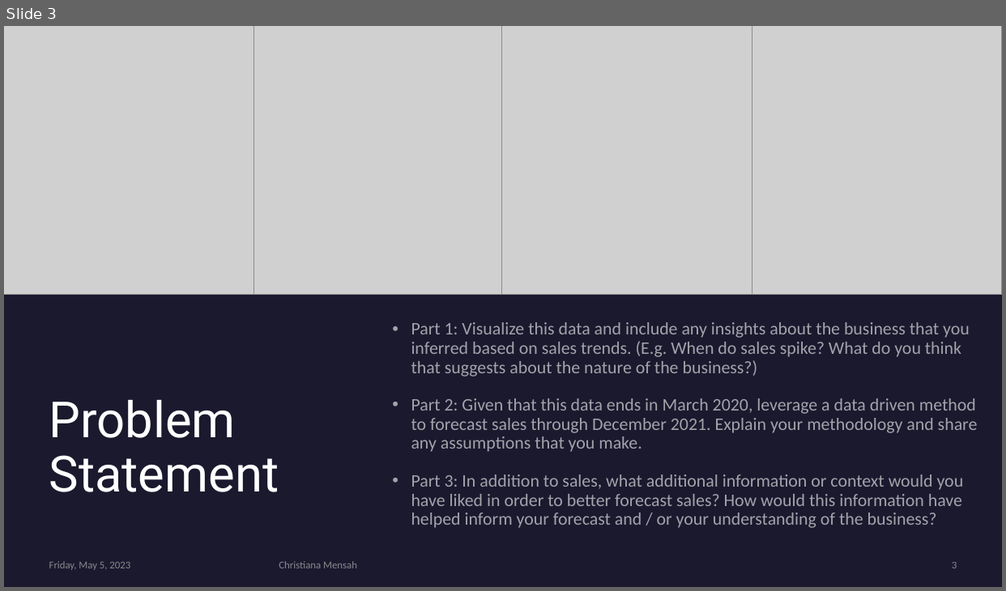
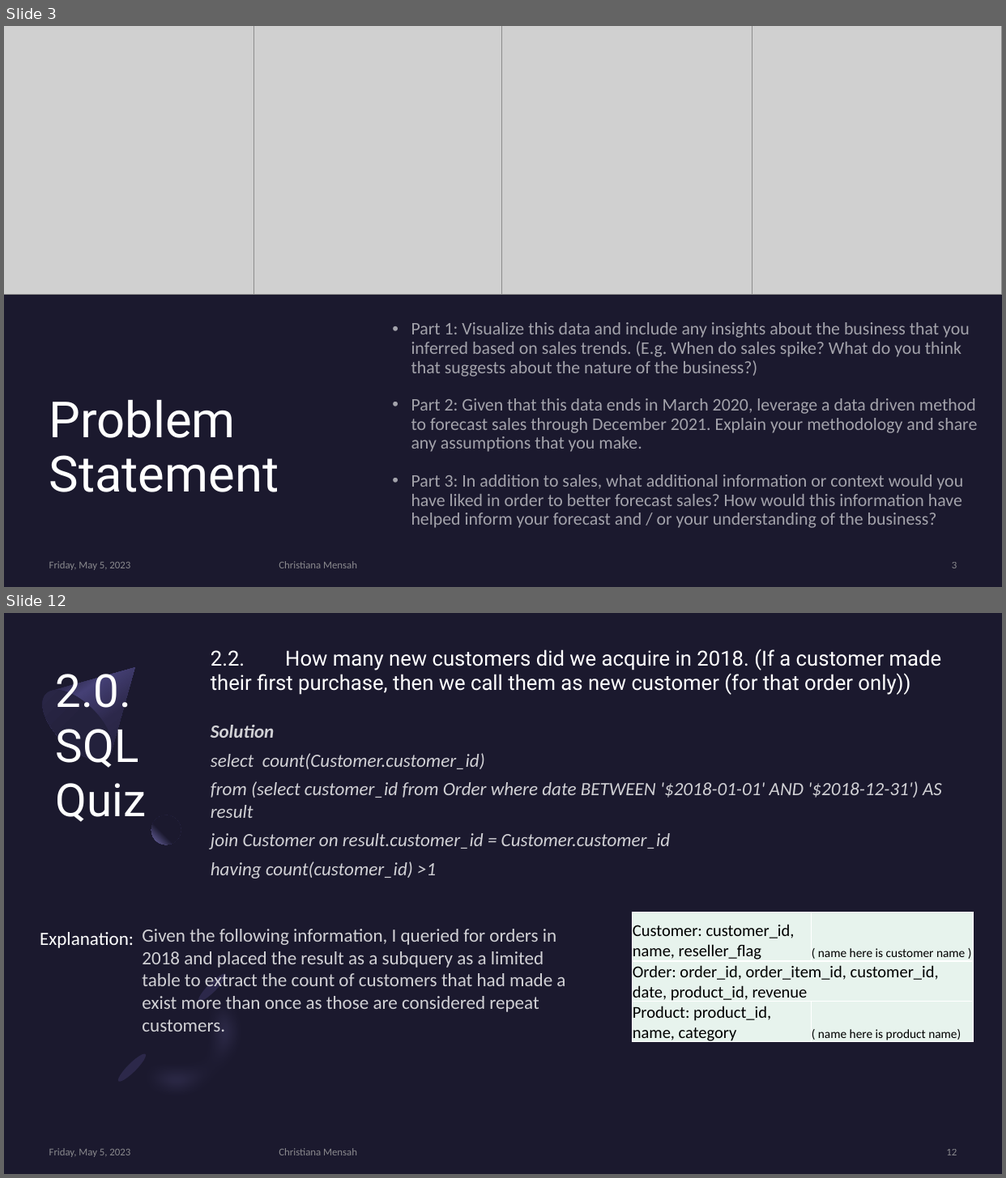
Before and after one commit to cmensah11/ForcastingCase, a slide deck: Forecast Analysis and SQL Queries.pptx. Shown one above the other, each under a label of ours: slide 3 before the commit, slides 3 and 12 after it; the slides between them are not shown. The pictures are 1006x591 and 1006x1178 pixels, drawn with LibreOffice and Linux fonts; fonts in the diff are those of the drawing; grey boxes stand for pictures. Boxes give left, top, right and bottom in pixels: in the first picture for what was removed or moved away, otherwise in the second. Text is boxed around its words. In the diff, an @@ line names an element or a change of style, - is before the commit and + after.

Commit message:
updating marketing quiz spreadsheet and power point analysis

```diff
--- a/Forecast Analysis and SQL Queries.pptx
+++ b/Forecast Analysis and SQL Queries.pptx
@@ slide 12 added at (4, 613, 1002, 1174), background #1B192E @@
@@ freeform shape added at (31, 636, 166, 772), fill gradient #2C284A to #454075 to #1B192E @@
@@ title added at (211, 649, 942, 695), 20 pt, text #FFFFFF @@
+2.2. How many new customers did we acquire in 2018. (If a customer made their first purchase, then we call them as new customer (for that order only))
@@ ellipse added at (31, 679, 125, 772), fill gradient #23213C to #2C284A @@
@@ text added at (56, 674, 147, 822), 44 pt, text #FFFFFF @@
+2.0.
+SQL Quiz
@@ subtitle added at (211, 725, 942, 879), 18 pt, text #FFFFFF at 80% opacity, italic @@
+Solution
+select count(Customer.customer_id)
+from (select customer_id from Order where date BETWEEN '$2018-01-01' AND '$2018-12-31') AS result
+join Customer on result.customer_id = Customer.customer_id
+having count(customer_id) >1
@@ ellipse added at (151, 815, 181, 845), fill gradient #1B192E to #7771B2 @@
@@ table added at (632, 913, 974, 1046), 3 rows, 2 columns @@
+Customer: customer_id, name, reseller_flag | ( name here is customer name )
+Order: order_id, order_item_id, customer_id, date, product_id, revenue | 
+Product: product_id, name, category | ( name here is product name)
@@ text added at (40, 932, 134, 948), 18 pt, text #FFFFFF @@
+Explanation:
@@ text added at (142, 929, 565, 1032), 18 pt, text #FFFFFF at 80% opacity @@
+Given the following information, I queried for orders in 2018 and placed the result as a subquery as a limited table to extract the count of customers that had made a exist more than once as those are considered repeat customers.
@@ group added at (110, 965, 281, 1135): 2 freeform shapes, 2 ellipses @@
@@ text added at (49, 1148, 130, 1157), 10 pt, text #A6A6A6 at 80% opacity @@
+Friday, May 5, 2023
@@ text added at (279, 1148, 357, 1156), 10 pt, text #A6A6A6 at 80% opacity @@
+Christiana Mensah
@@ page number added at (946, 1149, 957, 1156), 10 pt, text #A6A6A6 at 80% opacity @@
+12
```
Also in this commit, not shown: 6 slides changed, 7 other slides added, 5 slides removed, 1 other file.
